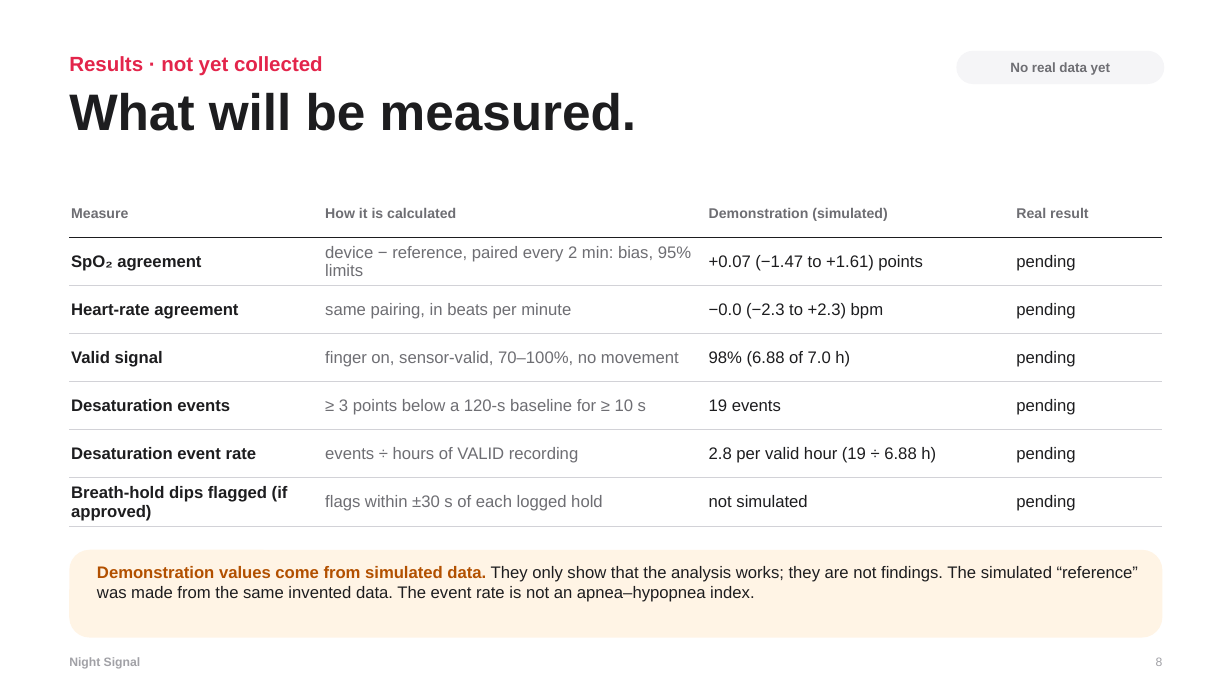
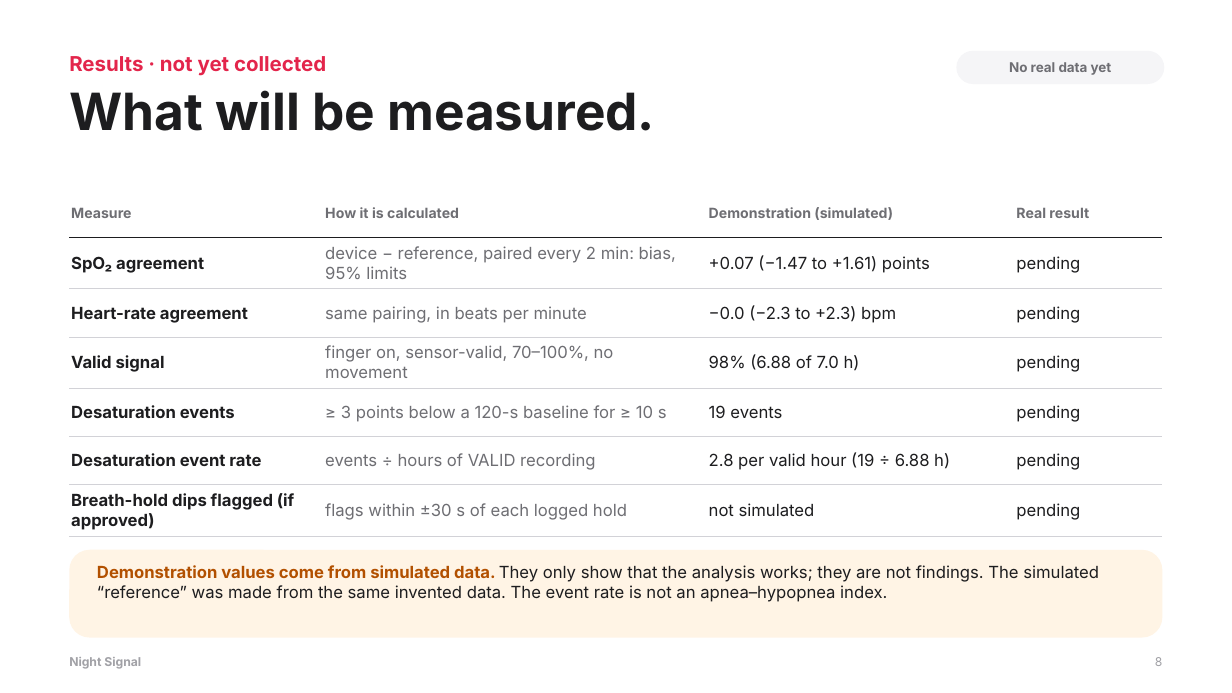
Before and after one commit to gabrielamamanestudent-wq/teetomivV2, a slide deck: slide 8 of science-fair/night-signal/Night_Signal_Presentation.pptx. Drawn at 1232x693 pixels with LibreOffice and Linux fonts; fonts in the diff are those of the drawing. Boxes give left, top, right and bottom in pixels: in the first picture for what was removed or moved away, otherwise in the second. Text is boxed around its words. In the diff, an @@ line names an element or a change of style, - is before the commit and + after.

```diff
--- a/science-fair/night-signal/Night_Signal_Presentation.pptx
+++ b/science-fair/night-signal/Night_Signal_Presentation.pptx
@@ table at [69,189,1163,534] @@
@@ font Arial to Inter @@
@@ font Arial to Inter in 4 elements at [69,56,326,76], [69,90,655,131], [1009,62,1112,75], [97,565,1099,602] @@
```
Also in this commit, not shown: 18 other slides changed, 15 other files.
